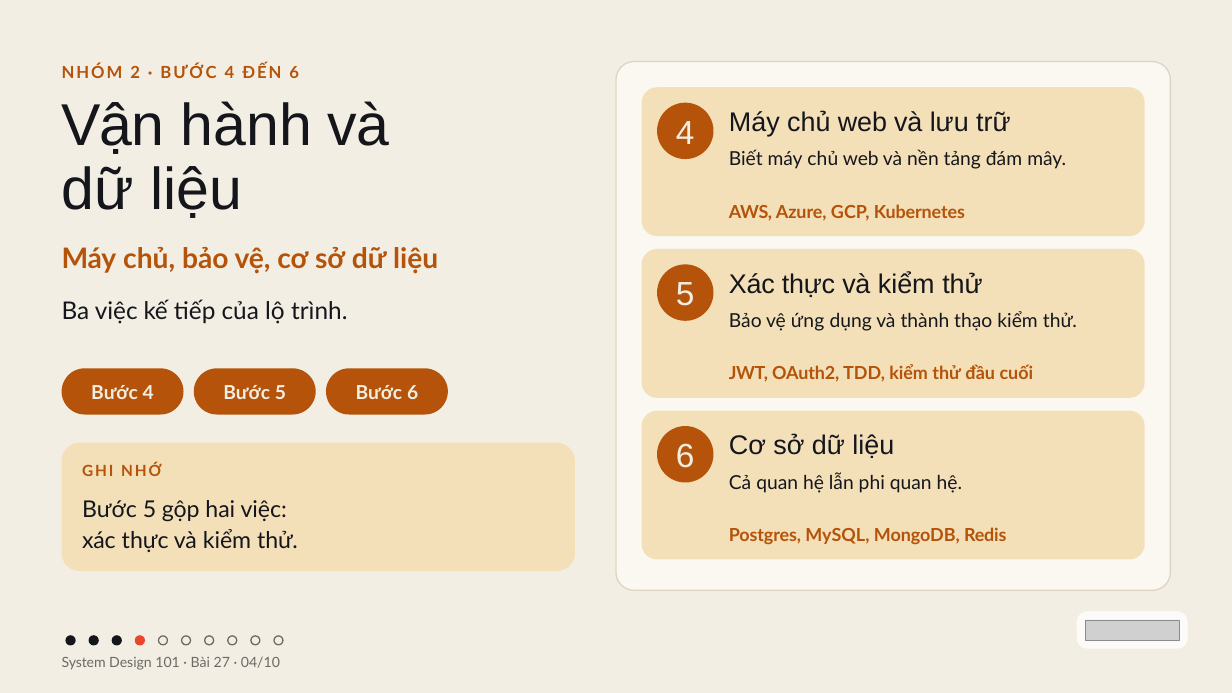
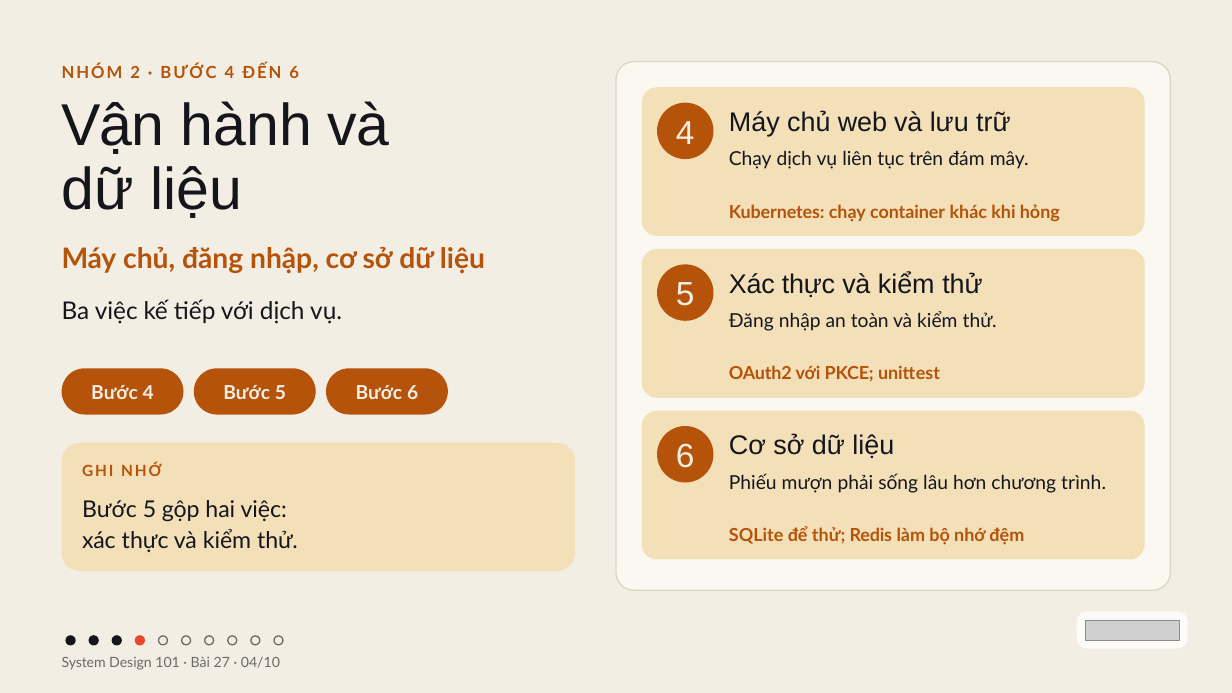
Before and after one commit to vohoailinh90/tool-marketing-studio, a slide deck: slide 4 of system-design-101/vi/lessons/sd-10-027/slides/sd-10-027.pptx. Drawn at 1232x693 pixels with LibreOffice and Linux fonts; fonts in the diff are those of the drawing; grey boxes stand for pictures. Boxes give left, top, right and bottom in pixels: in the first picture for what was removed or moved away, otherwise in the second. Text is boxed around its words. In the diff, an @@ line names an element or a change of style, - is before the commit and + after.

```diff
--- a/system-design-101/vi/lessons/sd-10-027/slides/sd-10-027.pptx
+++ b/system-design-101/vi/lessons/sd-10-027/slides/sd-10-027.pptx
@@ text at (729, 150, 1029, 169): text changed @@
-Biết máy chủ web và nền tảng đám mây.
+Chạy dịch vụ liên tục trên đám mây.
@@ text at (729, 204, 1060, 222): text changed @@
-AWS, Azure, GCP, Kubernetes
+Kubernetes: chạy container khác khi hỏng
@@ text at (62, 247, 485, 274): text changed @@
-Máy chủ, bảo vệ, cơ sở dữ liệu
+Máy chủ, đăng nhập, cơ sở dữ liệu
@@ text at (62, 299, 342, 324): text changed @@
-Ba việc kế tiếp của lộ trình.
+Ba việc kế tiếp với dịch vụ.
@@ text at (729, 311, 997, 331): text changed @@
-Bảo vệ ứng dụng và thành thạo kiểm thử.
+Đăng nhập an toàn và kiểm thử.
@@ text at (729, 365, 940, 382): text changed @@
-JWT, OAuth2, TDD, kiểm thử đầu cuối
+OAuth2 với PKCE; unittest
@@ text at (729, 473, 1106, 493): text changed @@
-Cả quan hệ lẫn phi quan hệ.
+Phiếu mượn phải sống lâu hơn chương trình.
@@ text at (729, 526, 1024, 545): text changed @@
-Postgres, MySQL, MongoDB, Redis
+SQLite để thử; Redis làm bộ nhớ đệm
```
Also in this commit, not shown: 9 other slides changed.
